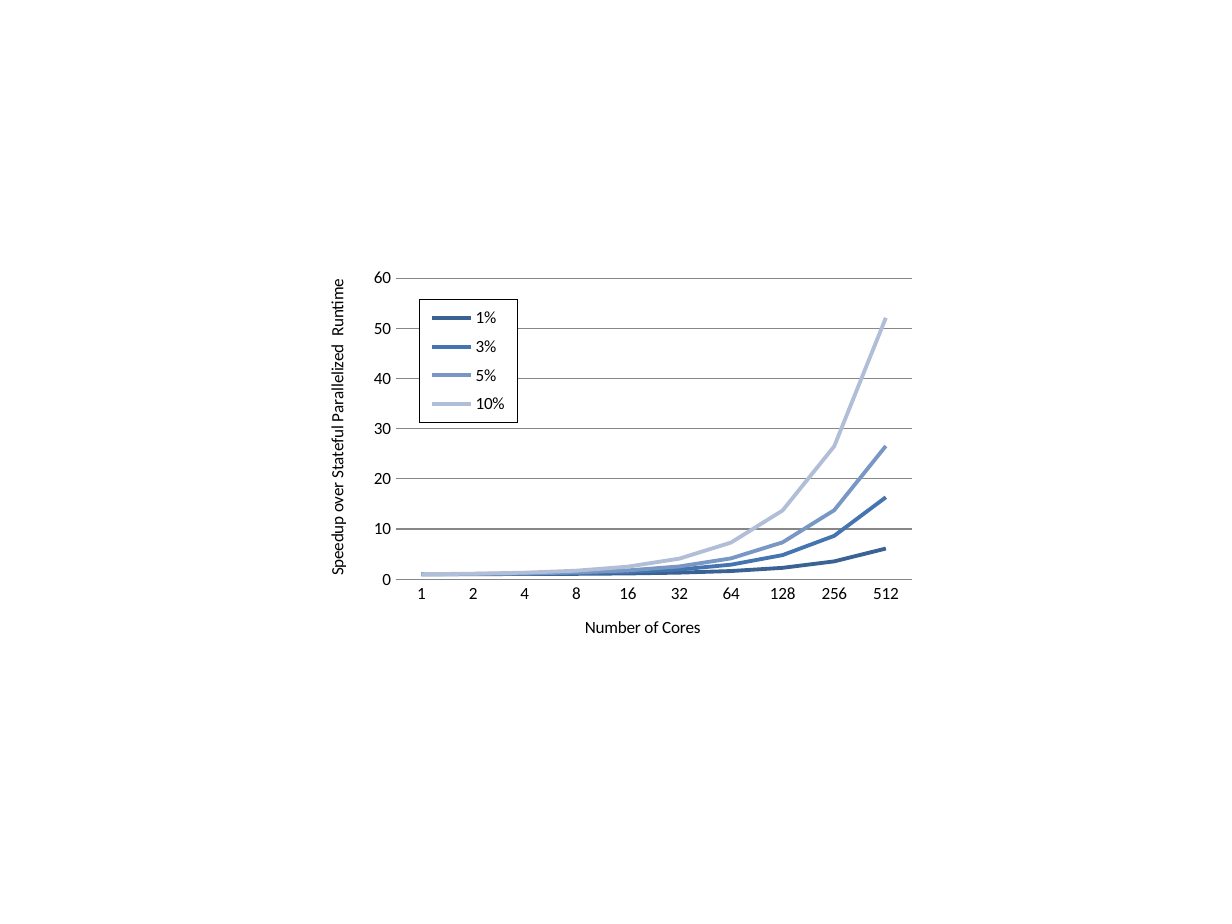
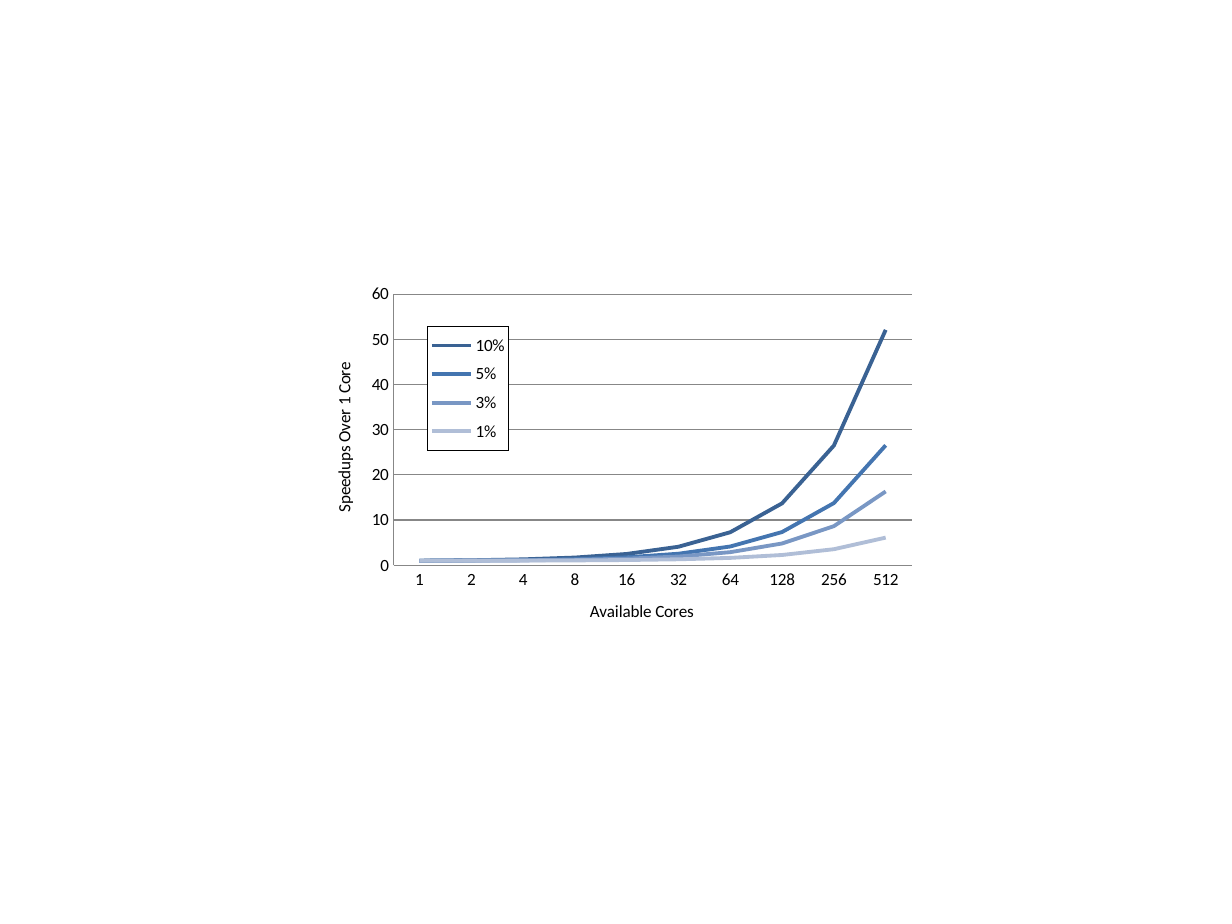
Before and after one commit to rrnewton/StreamIt, a slide deck: slide 10 of streams/docs/induction-state-2012/figures/fission-induction.pptx (slide 9 before the commit). Drawn at 1232x924 pixels with LibreOffice and Linux fonts; fonts in the diff are those of the drawing. Boxes give left, top, right and bottom in pixels: in the first picture for what was removed or moved away, otherwise in the second. Text is boxed around its words. In the diff, an @@ line names an element or a change of style, - is before the commit and + after.

```diff
--- a/streams/docs/induction-state-2012/figures/fission-induction.pptx
+++ b/streams/docs/induction-state-2012/figures/fission-induction.pptx
@@ line chart at (308,277,924,647) @@
-1%: 1, 1, 1, 1, 1, 1, 2, 2, 4, 6
+10%: 1, 1, 1, 2, 2, 4, 7, 14, 26, 52
-3%: 1, 1, 1, 1, 1, 2, 3, 5, 9, 16
+5%: 1, 1, 1, 1, 2, 3, 4, 7, 14, 27
-5%: 1, 1, 1, 1, 2, 3, 4, 7, 14, 27
+3%: 1, 1, 1, 1, 1, 2, 3, 5, 9, 16
-10%: 1, 1, 1, 2, 2, 4, 7, 14, 26, 52
+1%: 1, 1, 1, 1, 1, 1, 2, 2, 4, 6
@@ category axis title "Number of Cores" to "Available Cores" @@
@@ value axis title "Speedup over Stateful Parallelized  Runtime" to "Speedups Over 1 Core" @@
@@ value axis changed @@
@@ line chart: place and size @@
-line chart at (308,260,924,663)
+line chart at (308,277,924,647)
```
Also in this commit, not shown: 1 other slide changed, 1 slide added, 12 other files.
